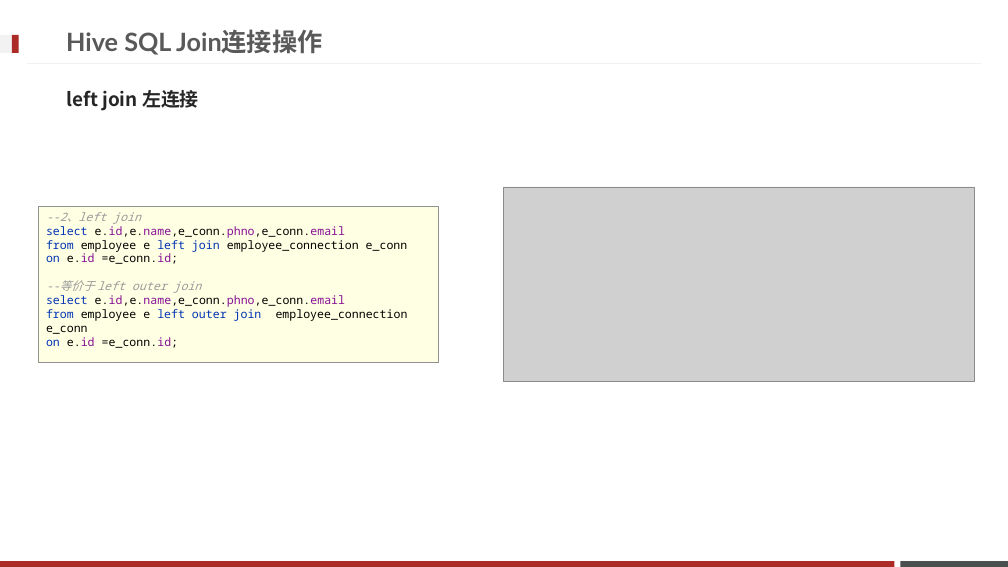
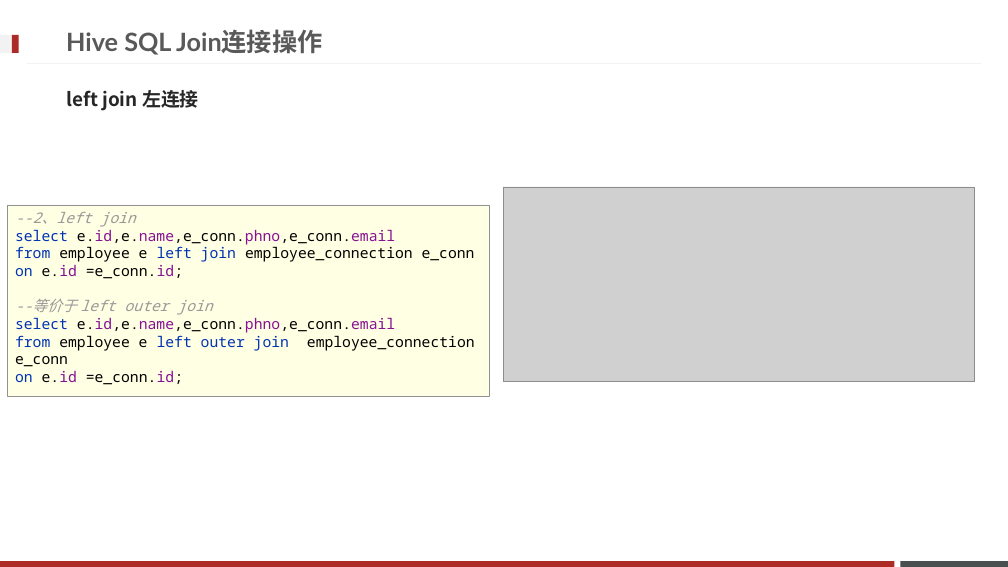
Before and after one commit to Legolas9999/big_data, a slide deck: slide 53 of Hadoop/大数据离线阶段--07.pptx. Drawn at 1008x567 pixels with LibreOffice and Linux fonts; fonts in the diff are those of the drawing; grey boxes stand for pictures; background and template pictures are left out. Boxes give left, top, right and bottom in pixels: in the first picture for what was removed or moved away, otherwise in the second. Text is boxed around its words. In the diff, an @@ line names an element or a change of style, - is before the commit and + after.

```diff
--- a/Hadoop/大数据离线阶段--07.pptx
+++ b/Hadoop/大数据离线阶段--07.pptx
@@ rectangle "--2、left join select e.id,e.name,e_conn.phno,e_conn.email fr ...": place and size @@
-rectangle "--2、left join select e.id,e.name,e_conn.phno,e_conn.email fr ..." at [39, 206, 439, 363]
+rectangle "--2、left join select e.id,e.name,e_conn.phno,e_conn.email fr ..." at [8, 205, 488, 395]
@@ rectangle "--2、left join select e.id,e.name,e_conn.phno,e_conn.email fr ..." at [8, 205, 488, 395]: size 11 to 14 pt @@
```
Also in this commit, not shown: 11 other slides changed.
